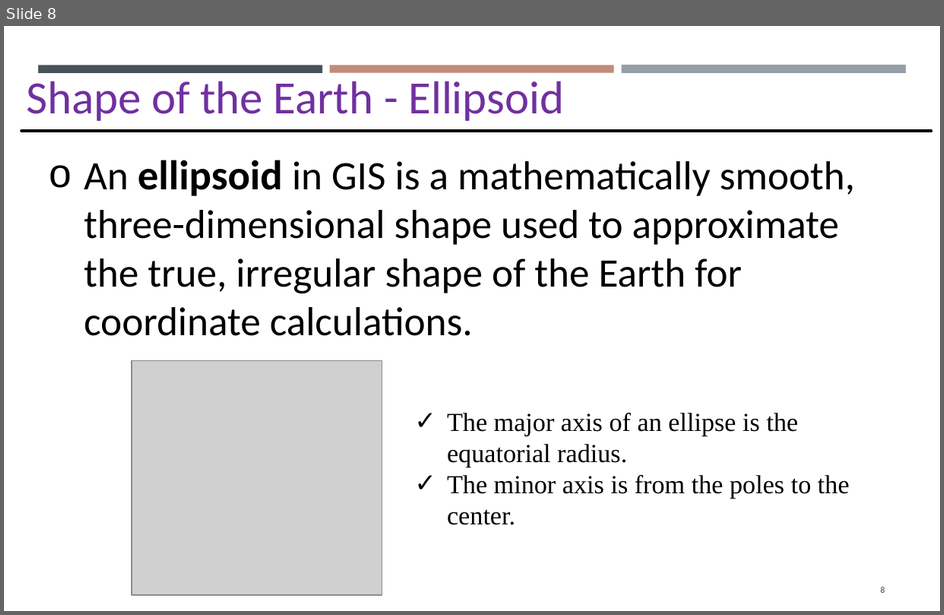
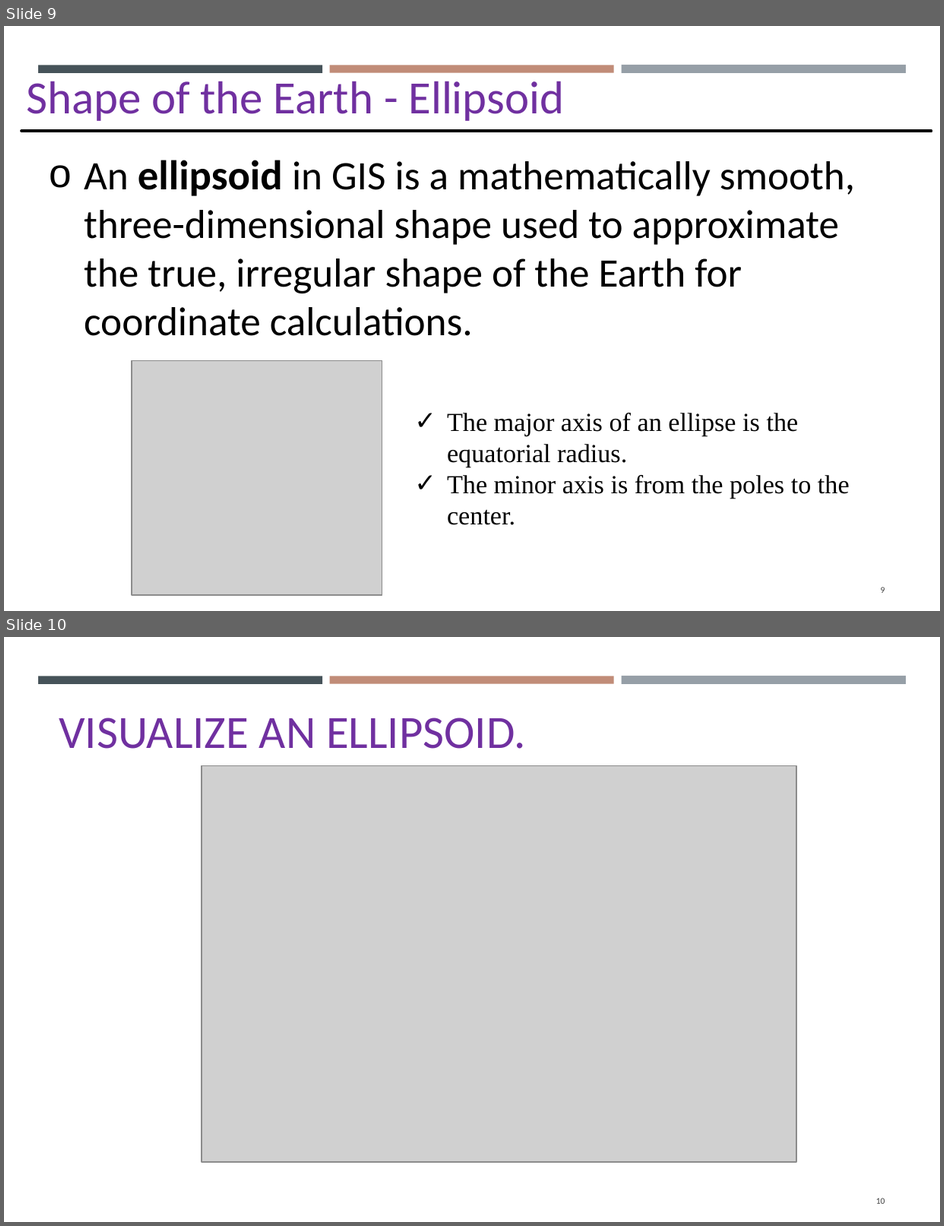
Before and after one commit to gisynw/GIS_I, a slide deck: docs/Lectures/Week03/Week03_GEOG2475_Datum_Tuesday.pptx. Shown one above the other, each under a label of ours: slide 8 before the commit, slides 9 and 10 after it. The pictures are 944x615 and 944x1226 pixels, drawn with LibreOffice and Linux fonts; fonts in the diff are those of the drawing; grey boxes stand for pictures. Boxes give left, top, right and bottom in pixels: in the first picture for what was removed or moved away, otherwise in the second. Text is boxed around its words. In the diff, an @@ line names an element or a change of style, - is before the commit and + after.

```diff
--- a/docs/Lectures/Week03/Week03_GEOG2475_Datum_Tuesday.pptx
+++ b/docs/Lectures/Week03/Week03_GEOG2475_Datum_Tuesday.pptx
@@ slide 10 added at box(4, 637, 940, 1222), background #FFFFFF; not listed: 3 template elements that a slide beside it also shows @@
@@ title added at box(59, 718, 525, 749), 32 pt, text #7030A0 @@
+VISUALIZE AN ELLIPSOID.
@@ picture added at box(202, 766, 797, 1162) @@
@@ page number added at box(876, 1198, 886, 1204), 6.1 pt, text #404040 @@
+10
@@ what was slide 8 is now slide 9 @@
@@ page number at box(881, 587, 886, 593): text changed @@
-8
+9
```
Also in this commit, not shown: 6 slides changed, 11 other slides added, 5 other files.
